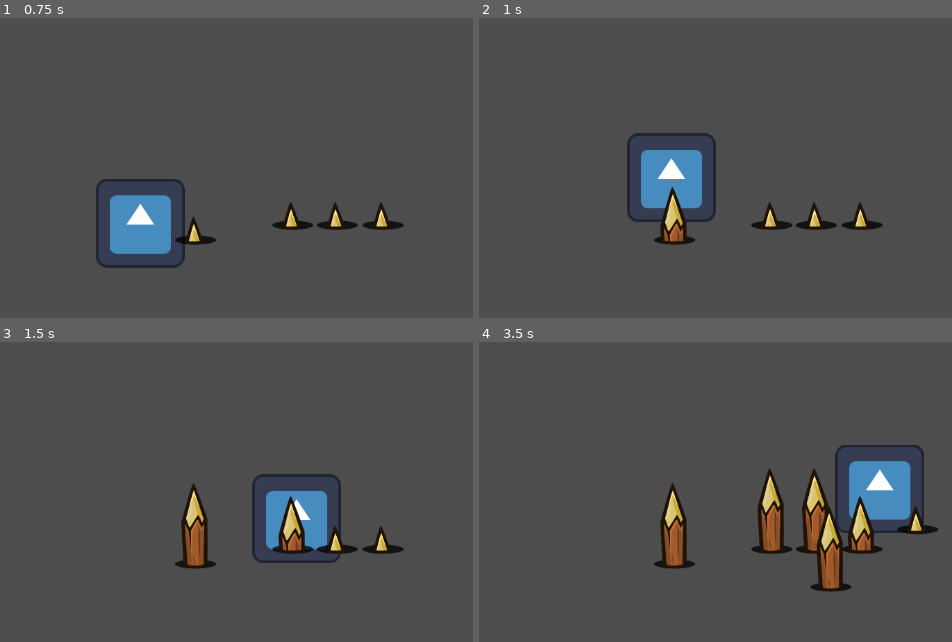
Above: before the commit, frames 1-4 (two rows, left to right).
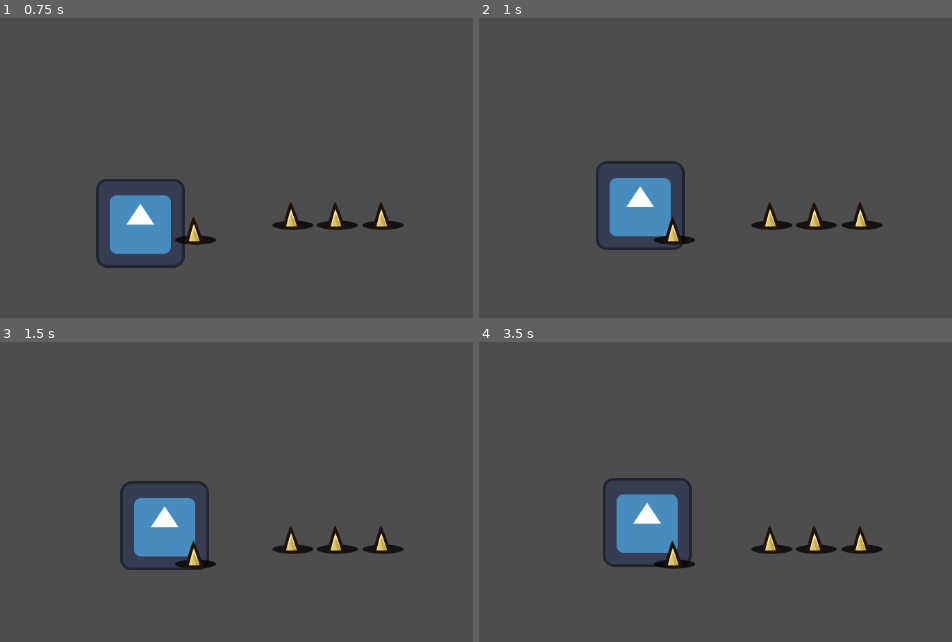
Above: after the commit, the same moments.

Repository: Ikkisoad/Amazon-Guardians
Game: Godot game, scene res://scenes/main.tscn
Same seed, same stepped clock (60 frames per second), same inputs: the game is played once before the commit and once after it. The engine's default icon, where the game draws it, is replaced by a stand-in: a white triangle on a blue panel in a dark square.
Inputs:
- Up to frame 1 (0.75 s): hold D (right) from 0.53 s (still down); tap X (trap) at 0.6 s
- Up to frame 2 (1 s): keep holding D (right); tap Space (jump) at 0.77 s; tap N (frameAdvance, bound only after the commit) at 0.8 s
- Up to frame 3 (1.5 s): keep holding D (right); tap Space (jump) at 1.07 s; tap N (frameAdvance, bound only after the commit) at 1.35 s
- Up to frame 4 (3.5 s): tap Space (jump) at 1.52, 1.55, 1.82, 2.1, 3.02, 3.32 s; release D (right) at 2.03 s; hold A (left) 2.03-2.78 s; tap X (trap) at 2.3, 2.85 s; hold D (right) from 2.78 s (still down); tap N (frameAdvance, bound only after the commit) at 3.05 s

Frame 1 is identical in both runs. In frame 2, 5.2% of the frame differs, in the area x 24-51%, y 38-78%; in frame 3, 6.9%; in frame 4, 11%, in the area x 26-98%, y 34-84%.

Commit message:
debugger

Diff:
--- a/project.godot
+++ b/project.godot
@@ -13,7 +13,7 @@
 config/name="GodotWildJam70"
 run/main_scene="res://scenes/main.tscn"
 config/features=PackedStringArray("4.2", "GL Compatibility")
-config/icon="res://icon.svg"
+config/icon="res://OpenGameArtAssets/traps/woodTrap/small_wood_spike_04.png"
 
 [autoload]
 
@@ -60,6 +60,16 @@
 "events": [Object(InputEventKey,"resource_local_to_scene":false,"resource_name":"","device":-1,"window_id":0,"alt_pressed":false,"shift_pressed":false,"ctrl_pressed":false,"meta_pressed":false,"pressed":false,"keycode":0,"physical_keycode":88,"key_label":0,"unicode":120,"echo":false,"script":null)
 ]
 }
+pause={
+"deadzone": 0.5,
+"events": [Object(InputEventKey,"resource_local_to_scene":false,"resource_name":"","device":-1,"window_id":0,"alt_pressed":false,"shift_pressed":false,"ctrl_pressed":false,"meta_pressed":false,"pressed":false,"keycode":0,"physical_keycode":80,"key_label":0,"unicode":112,"echo":false,"script":null)
+]
+}
+frameAdvance={
+"deadzone": 0.5,
+"events": [Object(InputEventKey,"resource_local_to_scene":false,"resource_name":"","device":-1,"window_id":0,"alt_pressed":false,"shift_pressed":false,"ctrl_pressed":false,"meta_pressed":false,"pressed":false,"keycode":0,"physical_keycode":78,"key_label":0,"unicode":110,"echo":false,"script":null)
+]
+}
 
 [layer_names]
 
--- a/scenes/cb_player.gd
+++ b/scenes/cb_player.gd
@@ -12,6 +12,7 @@
 var facing = 1
 
 func _physics_process(delta):
+	print(tmr_jump_buffer.time_left)
 	# Add the gravity.
 	if not is_on_floor():
 		velocity.y += gravity * delta
@@ -21,7 +22,7 @@
 		if is_on_floor():
 			jump()
 		else:
-			tmr_jump_buffer.start(0.08)
+			tmr_jump_buffer.start(0.1)
 	elif !tmr_jump_buffer.is_stopped():
 		if is_on_floor():
 			jump()
@@ -50,3 +51,6 @@
 		newTrapPos = Vector2(120,0)
 	get_parent().add_child(newTrap)
 	newTrap.global_position = global_position + newTrapPos * facing
+
+#if necessary for debugging, it makes it easier to get inputs while frame advancing
+#func virtualController():
--- a/scenes/main.tscn
+++ b/scenes/main.tscn
@@ -1,7 +1,8 @@
-[gd_scene load_steps=4 format=3 uid="uid://dsdx64qq5lk44"]
+[gd_scene load_steps=5 format=3 uid="uid://dsdx64qq5lk44"]
 
 [ext_resource type="PackedScene" uid="uid://cpeigalq6ps85" path="res://scenes/cb_player.tscn" id="1_1l487"]
 [ext_resource type="PackedScene" uid="uid://cecu0ryqrwf3q" path="res://scenes/traps/wood_trap.tscn" id="2_kcd3x"]
+[ext_resource type="PackedScene" uid="uid://i4ewk0kd4tbe" path="res://scenes/system/debugger.tscn" id="3_oa7ly"]
 
 [sub_resource type="RectangleShape2D" id="RectangleShape2D_rfm27"]
 size = Vector2(883, 19)
@@ -25,3 +26,5 @@
 
 [node name="WoodTrap3" parent="." instance=ExtResource("2_kcd3x")]
 position = Vector2(1023, 385)
+
+[node name="debugger" parent="." instance=ExtResource("3_oa7ly")]
--- /dev/null
+++ b/scenes/system/debugger.gd
@@ -0,0 +1,25 @@
+extends Node
+
+var nextFrame = false
+
+#func _ready():
+	#if Global.gameMode != Global.mode.TRAINING:
+		#queue_free()
+
+func _process(_delta):
+	if get_tree().paused == false and nextFrame == true:
+		get_tree().paused = true
+
+	if Input.is_action_just_pressed("pause"):
+		if get_tree().paused == false:
+			get_tree().paused = true
+		elif get_tree().paused == true:
+			nextFrame = false
+			get_tree().paused = false
+
+	if Input.is_action_just_pressed("frameAdvance"):
+		if get_tree().paused == false:
+			get_tree().paused = true
+		nextFrame = true
+		get_tree().paused = false
+		print("next frame")
--- /dev/null
+++ b/scenes/system/debugger.tscn
@@ -0,0 +1,7 @@
+[gd_scene load_steps=2 format=3 uid="uid://i4ewk0kd4tbe"]
+
+[ext_resource type="Script" path="res://scenes/system/debugger.gd" id="1_jft06"]
+
+[node name="debugger" type="Node"]
+process_mode = 3
+script = ExtResource("1_jft06")
